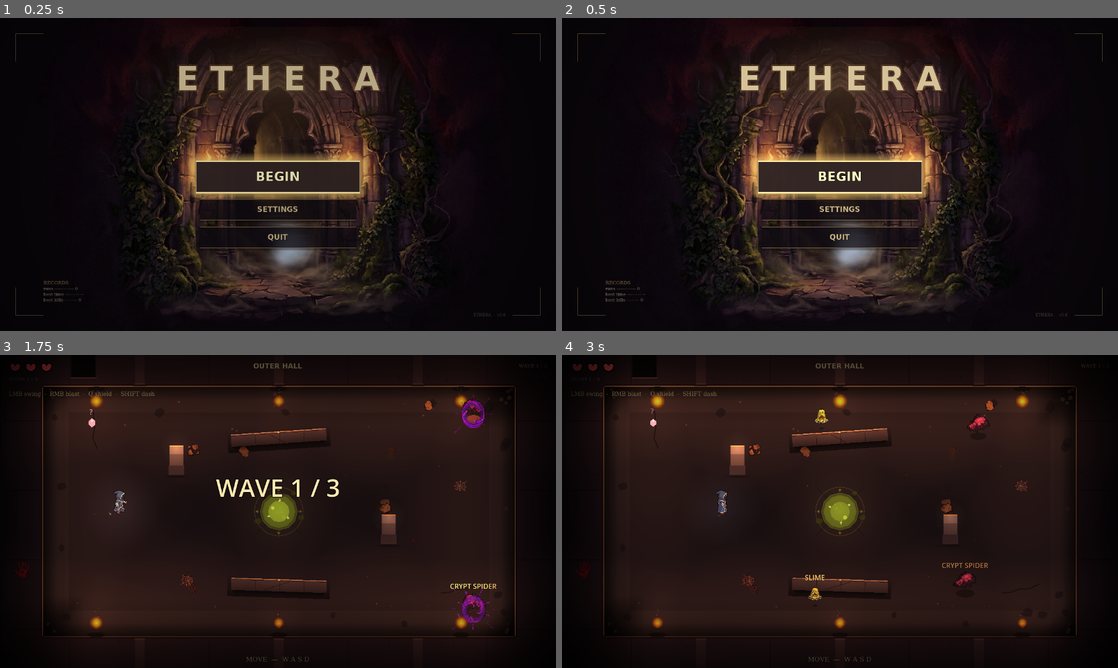
Above: before the commit, frames 1-4 (two rows, left to right).
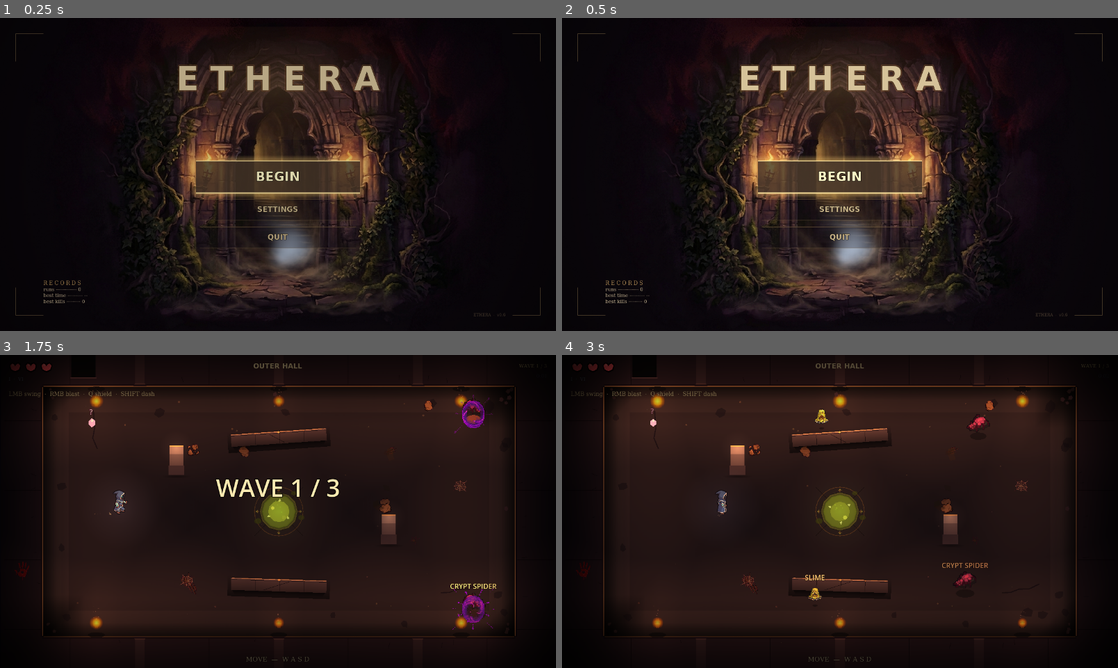
Above: after the commit, the same moments.

Repository: alitaghva1/ethera
Game: Godot game, scene res://scenes/main_menu.tscn
Same seed, same stepped clock (60 frames per second), same inputs: the game is played once before the commit and once after it.
Inputs (mouse positions are in pixels of both pictures, inside the frame that each line leads up to):
- Up to frame 1 (0.25 s): no input
- Up to frame 2 (0.5 s): no input
- Up to frame 3 (1.75 s): click "BEGIN" at 0.5 s; tap Enter at 1.25 s; move the mouse to (400, 495) at 1.27 s; press the mouse at (400, 495) at 1.28 s; hold D (move_right) from 1.28 s (still down)
- Up to frame 4 (3 s): release D (move_right) at 2 s; release the mouse at (962, 495) at 2 s; drag from (728, 527) to (617, 423) at 2.02 s; move the mouse to (895, 442) at 2.77 s; hold D (move_right) from 2.78 s (still down); tap Shift (dash_strike) at 2.85 s

The runs differ from the first frame. In frame 1, 3.3% of the frame differs, in the area x 7-66%, y 43-92%; in frame 2, 4.1%; in frame 3, less than 0.1%; in frame 4, less than 0.1%.
Error in both runs: Invalid access to property or key 'scale' on a base object of type 'null instance'. (res://scripts/hero.gd:894)

Commit message:
feat(godot iter-193): cycle 13 — menu buttons + records + HUD diegetic polish
Three batches addressing your menu + HUD presentation critiques.

BATCH 1 — Ceremonial menu buttons (main_menu.tscn):
User: "buttons feel too heavy / generic / not fully integrated with
the background." Old style: bg alpha 0.66 + 2 px bronze border +
drop shadow → "stamped UI rectangle floating over the painting."
Restyled to ceremonial horizontal-rule typography:
  bg_color   0.66 alpha → 0.28        (backdrop bleeds through)
  border     2 px → 1 px              (thin horizontal rule reads
                                       as elegant typography, not
                                       a button frame)
  shadow     resting REMOVED          (no halo on idle)
  hover/focus keep gentle warm glow at smaller shadow_size so
  warmth pools without "neon sign" energy.

Result: buttons read as ceremonial markers integrated into the
painted archway, not as stamped UI plates.

BATCH 2 — Records readable but secondary (main_menu.tscn):
User: "bottom-left records text is too hard to read."
  StatsTitle "RECORDS" → "R E C O R D S" letter-spaced
    font 11 → 12, alpha 0.55 → 0.78, warmer aged-gold
  Stat lines (runs / best time / best kills)
    font 10 → 11, alpha 0.55 → 0.82
    color shifted cool cream → muted aged-bone (manuscript reading)
Result: readable at a glance but stays in the corner as secondary
info — never competes with the central button stack.

BATCH 3 — HUD diegetic polish (main.gd):
User: "HUD labels still feel faint or dev-like." Quieter-but-clearer
means better typography, not just dimmer. Converted the persistent
"ROOM 3 / 6" chip to roman numerals via new _to_roman() helper:

  Pre:  "ROOM 1 / 6"        (debug-text feel)
  Post: "I  ·  VI"          (atmospheric manuscript)

The middle-dot separator + spacing tracks like a chapter marker,
not like a debug counter. Same alpha + same Cinzel serif font
(iter-186 batch 3); changing only the GLYPHS makes the chip feel
diegetic without bumping brightness.

_to_roman() is a standard greedy converter; capped output is fine
(largest realistic input is 6, far below any boundary case).

Other HUD labels (run timer, wave label, status, tutorial) untouched
this commit — they're already dim and serif. If user still feels
they're dev-like after this lands, candidates for cycle 14: drop
the run timer entirely (Hades pattern), or shift colors away from
neutral grey into the aged-bone family that records now use.

Co-Authored-By: Claude Opus 4.7 (1M context) <noreply@anthropic.com>

Diff:
--- a/slime-depths-godot/scenes/main_menu.tscn
+++ b/slime-depths-godot/scenes/main_menu.tscn
@@ -157,13 +157,26 @@
 ;
 ; Plate corners stay squared (corner_radius = 0). content_margin
 ; widened so the text breathes inside the plaque.
+; Iter 193 batch 1 — buttons restyled away from "menu box energy"
+; toward ceremonial-marker typography. User: "buttons feel too heavy /
+; generic / not fully integrated with the background." Old style was
+; opaque dark bg + 2 px bronze border + drop shadow → reads as
+; "stamped UI rectangle floating over the painting." New approach:
+;   • bg_color alpha 0.66 → 0.28 — painted backdrop bleeds through,
+;     button feels integrated not pasted on
+;   • borders 2 → 1 — thin horizontal rules read as elegant
+;     typography underline/overline, not a button frame
+;   • Resting shadow REMOVED — no halo/drop, button is just text +
+;     horizontal rules
+;   • Hover/focus keep their gentle gold glow but at smaller shadow
+;     size so the warmth pools without "neon sign" energy
 [sub_resource type="StyleBoxFlat" id="button_normal"]
-bg_color = Color(0.07, 0.05, 0.08, 0.66)
+bg_color = Color(0.07, 0.05, 0.08, 0.28)
 border_width_left = 0
-border_width_top = 2
+border_width_top = 1
 border_width_right = 0
-border_width_bottom = 2
-border_color = Color(0.52, 0.42, 0.26, 0.78)
+border_width_bottom = 1
+border_color = Color(0.55, 0.44, 0.28, 0.68)
 corner_radius_top_left = 0
 corner_radius_top_right = 0
 corner_radius_bottom_right = 0
@@ -172,17 +185,14 @@
 content_margin_top = 14.0
 content_margin_right = 36.0
 content_margin_bottom = 14.0
-shadow_color = Color(0, 0, 0, 0.32)
-shadow_size = 4
-shadow_offset = Vector2(0, 2)
 
 [sub_resource type="StyleBoxFlat" id="button_hover"]
-bg_color = Color(0.12, 0.09, 0.11, 0.82)
+bg_color = Color(0.10, 0.07, 0.10, 0.48)
 border_width_left = 0
-border_width_top = 2
+border_width_top = 1
 border_width_right = 0
-border_width_bottom = 2
-border_color = Color(0.95, 0.78, 0.42, 0.95)
+border_width_bottom = 1
+border_color = Color(0.92, 0.74, 0.40, 0.92)
 corner_radius_top_left = 0
 corner_radius_top_right = 0
 corner_radius_bottom_right = 0
@@ -191,27 +201,27 @@
 content_margin_top = 14.0
 content_margin_right = 36.0
 content_margin_bottom = 14.0
-shadow_color = Color(0.96, 0.70, 0.32, 0.45)
-shadow_size = 14
+shadow_color = Color(0.96, 0.70, 0.32, 0.32)
+shadow_size = 10
 shadow_offset = Vector2(0, 0)
 
 [sub_resource type="StyleBoxFlat" id="button_focus"]
-bg_color = Color(0.14, 0.10, 0.12, 0.88)
-border_width_left = 1
-border_width_top = 3
-border_width_right = 1
-border_width_bottom = 3
-border_color = Color(1, 0.92, 0.65, 1)
+bg_color = Color(0.12, 0.08, 0.10, 0.58)
+border_width_left = 0
+border_width_top = 2
+border_width_right = 0
+border_width_bottom = 2
+border_color = Color(1, 0.90, 0.62, 0.96)
 corner_radius_top_left = 0
 corner_radius_top_right = 0
 corner_radius_bottom_right = 0
 corner_radius_bottom_left = 0
-content_margin_left = 35.0
+content_margin_left = 36.0
 content_margin_top = 13.0
-content_margin_right = 35.0
+content_margin_right = 36.0
 content_margin_bottom = 13.0
-shadow_color = Color(1, 0.82, 0.45, 0.60)
-shadow_size = 18
+shadow_color = Color(1, 0.82, 0.45, 0.42)
+shadow_size = 12
 shadow_offset = Vector2(0, 0)
 
 [sub_resource type="StyleBoxFlat" id="hairline_style"]
@@ -728,28 +738,39 @@
 offset_bottom = -42.0
 theme_override_constants/separation = 2
 
+; Iter 193 batch 2 — readable but secondary. Pre-iter-193 the stats
+; block was font 10 + alpha 0.55, which over the painted backdrop's
+; moss + vine detail was nearly illegible. User: "readable at a
+; glance, but secondary to the main focal area."
+; Changes:
+;   StatsTitle "RECORDS" — alpha 0.55 → 0.78, font 11 → 12, slightly
+;     warmer color (more aged-gold than neutral cream), letter-spaced
+;     in the text since Label has no letter_spacing theme prop.
+;   Stat lines — alpha 0.55 → 0.82, font 10 → 11. Color shifted from
+;     cool cream to muted aged-bone for more "manuscript" reading.
+;   Dot leader pattern kept (looks like manuscript page).
 [node name="StatsTitle" type="Label" parent="StatsBlock"]
 theme_override_fonts/font = SubResource("body_font")
-theme_override_font_sizes/font_size = 11
-theme_override_colors/font_color = Color(0.82, 0.68, 0.42, 0.55)
-text = "RECORDS"
+theme_override_font_sizes/font_size = 12
+theme_override_colors/font_color = Color(0.88, 0.70, 0.42, 0.78)
+text = "R E C O R D S"
 
 [node name="StatsRuns" type="Label" parent="StatsBlock"]
 theme_override_fonts/font = SubResource("body_font")
-theme_override_font_sizes/font_size = 10
-theme_override_colors/font_color = Color(0.92, 0.86, 0.72, 0.55)
+theme_override_font_sizes/font_size = 11
+theme_override_colors/font_color = Color(0.90, 0.82, 0.66, 0.82)
 text = "runs ··············· 0"
 
 [node name="StatsBestTime" type="Label" parent="StatsBlock"]
 theme_override_fonts/font = SubResource("body_font")
-theme_override_font_sizes/font_size = 10
-theme_override_colors/font_color = Color(0.92, 0.86, 0.72, 0.55)
+theme_override_font_sizes/font_size = 11
+theme_override_colors/font_color = Color(0.90, 0.82, 0.66, 0.82)
 text = "best time ··········· --"
 
 [node name="StatsBestRun" type="Label" parent="StatsBlock"]
 theme_override_fonts/font = SubResource("body_font")
-theme_override_font_sizes/font_size = 10
-theme_override_colors/font_color = Color(0.92, 0.86, 0.72, 0.55)
+theme_override_font_sizes/font_size = 11
+theme_override_colors/font_color = Color(0.90, 0.82, 0.66, 0.82)
 text = "best kills ·········· 0"
 
 ; iter-126: version label moved away from CornerBR. Pre-iter-126
--- a/slime-depths-godot/scripts/main.gd
+++ b/slime-depths-godot/scripts/main.gd
@@ -4721,7 +4721,30 @@
 	# the first 2-3s of every room you saw the same number twice.
 	room_label.text = _room.display_name
 	if room_progress_label != null:
-		room_progress_label.text = "ROOM %d / %d" % [idx, total]
+		# Iter 193 batch 3 — roman numerals for the room chip. Atmospheric
+		# manuscript-style read instead of "ROOM 3 / 6" debug-text feel.
+		# Using a middle dot separator instead of slash for tighter
+		# tracking. Same alpha + same Cinzel font from cycle 3 batch 3.
+		room_progress_label.text = "%s  ·  %s" % [_to_roman(idx), _to_roman(total)]
+
+# Iter 193 batch 3 — roman numeral helper for the room chip.
+# Standard greedy conversion. Capped at MMM (3000) which is far more
+# rooms than any conceivable run; the inputs are 1..6 in practice.
+func _to_roman(n: int) -> String:
+	if n <= 0:
+		return ""
+	var pairs: Array = [
+		[1000, "M"], [900, "CM"], [500, "D"], [400, "CD"],
+		[100, "C"], [90, "XC"], [50, "L"], [40, "XL"],
+		[10, "X"], [9, "IX"], [5, "V"], [4, "IV"], [1, "I"],
+	]
+	var result: String = ""
+	var rem: int = n
+	for entry in pairs:
+		while rem >= int(entry[0]):
+			result += str(entry[1])
+			rem -= int(entry[0])
+	return result
 
 # iter-119: control-hint / status-text auto-fade. Polls status_label.text
 # each tick — if it changed since last poll, reset the fade timer +
